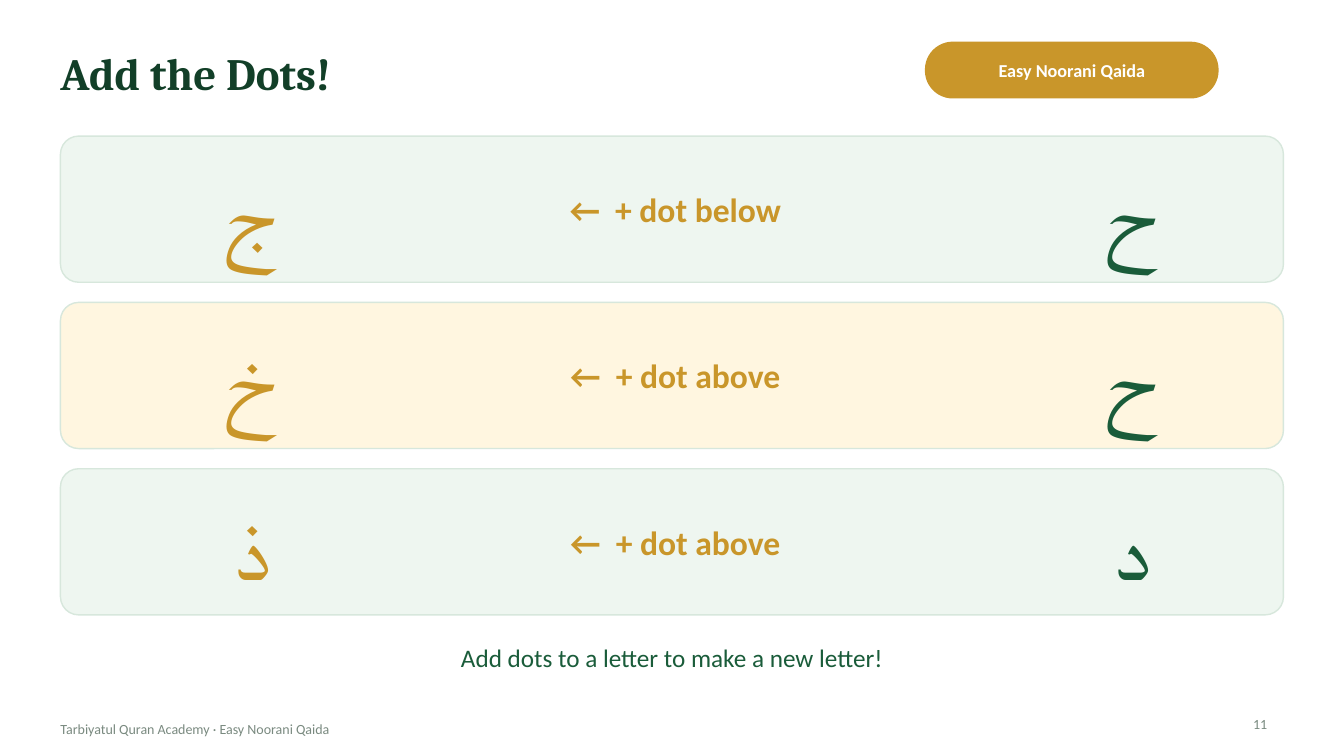
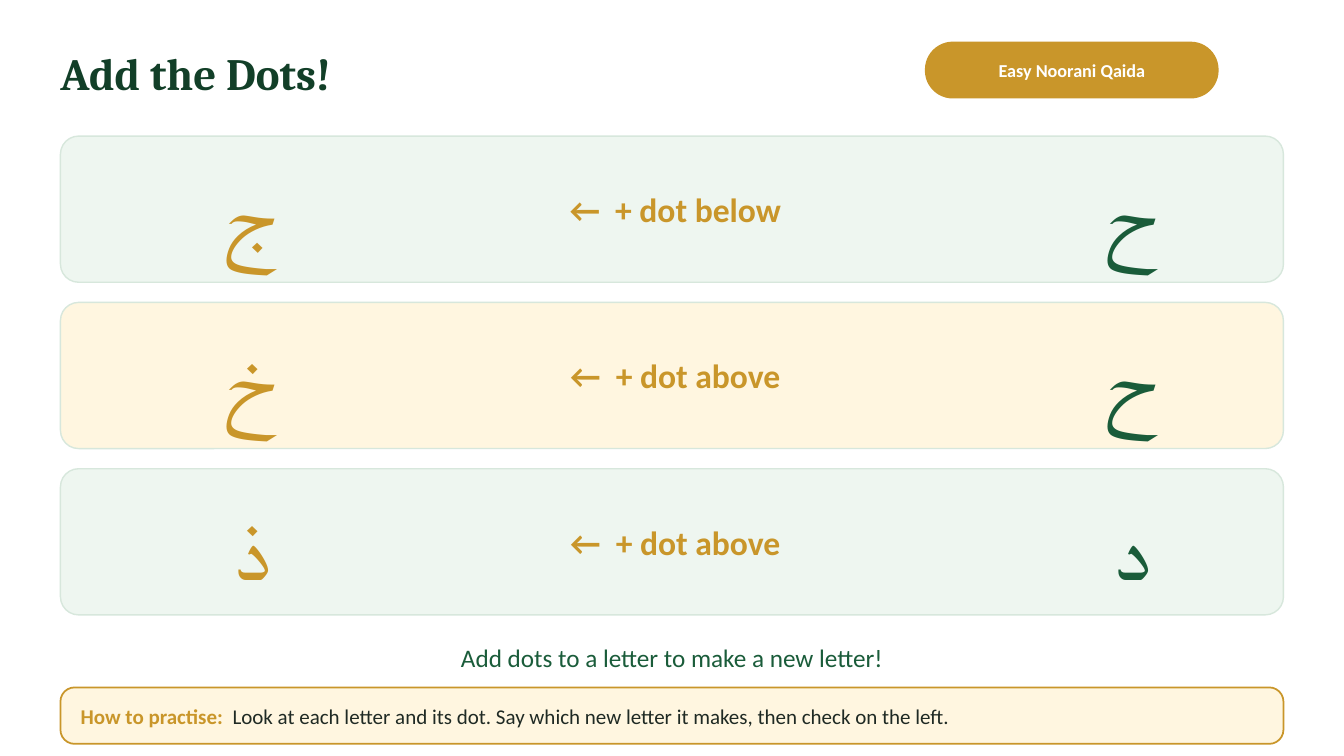
Before and after one commit to ibnhosain/TQA-Management-System, a slide deck: slide 11 of backend/core/deck_seed/easy-noorani-qaida-lecture-02-student.pptx. Drawn at 1344x756 pixels with LibreOffice and Linux fonts; fonts in the diff are those of the drawing; background and template pictures are left out. Boxes give left, top, right and bottom in pixels: in the first picture for what was removed or moved away, otherwise in the second. Text is boxed around its words. In the diff, an @@ line names an element or a change of style, - is before the commit and + after.

```diff
--- a/backend/core/deck_seed/easy-noorani-qaida-lecture-02-student.pptx
+++ b/backend/core/deck_seed/easy-noorani-qaida-lecture-02-student.pptx
@@ rounded rectangle added at (x1=60, y1=688, x2=1284, y2=744), fill #FFF6E0, outline #C9962A 1.25 pt @@
@@ text added at (x1=81, y1=709, x2=948, y2=728), 15 pt, text #1F2A24 @@
+How to practise: Look at each letter and its dot. Say which new letter it makes, then check on the left.
@@ text removed at (x1=60, y1=724, x2=329, y2=736) @@
-Tarbiyatul Quran Academy · Easy Noorani Qaida
@@ page number removed at (x1=1253, y1=720, x2=1267, y2=729) @@
-11
```
Also in this commit, not shown: 23 other slides changed, 2 other files.
